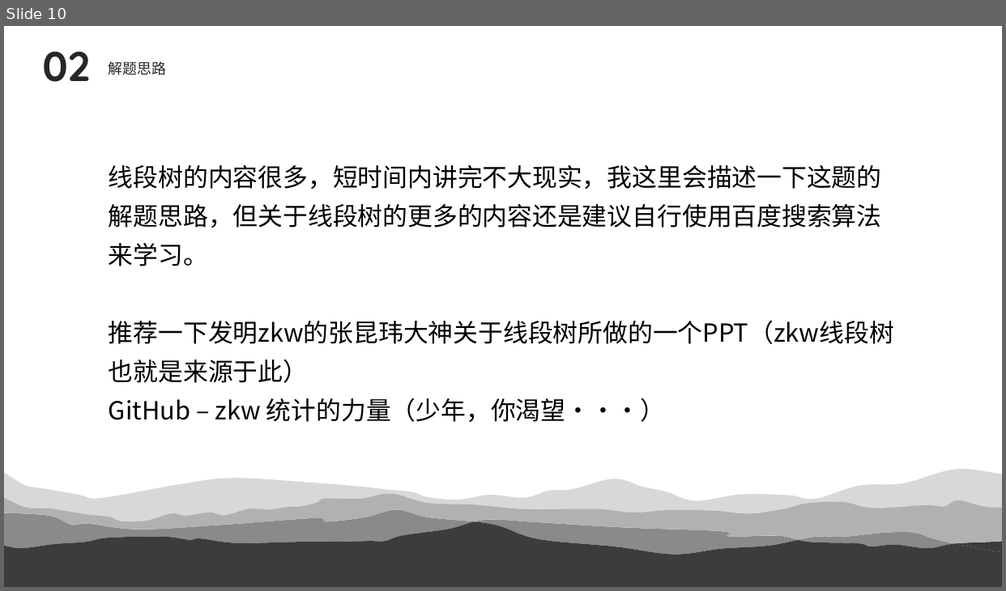
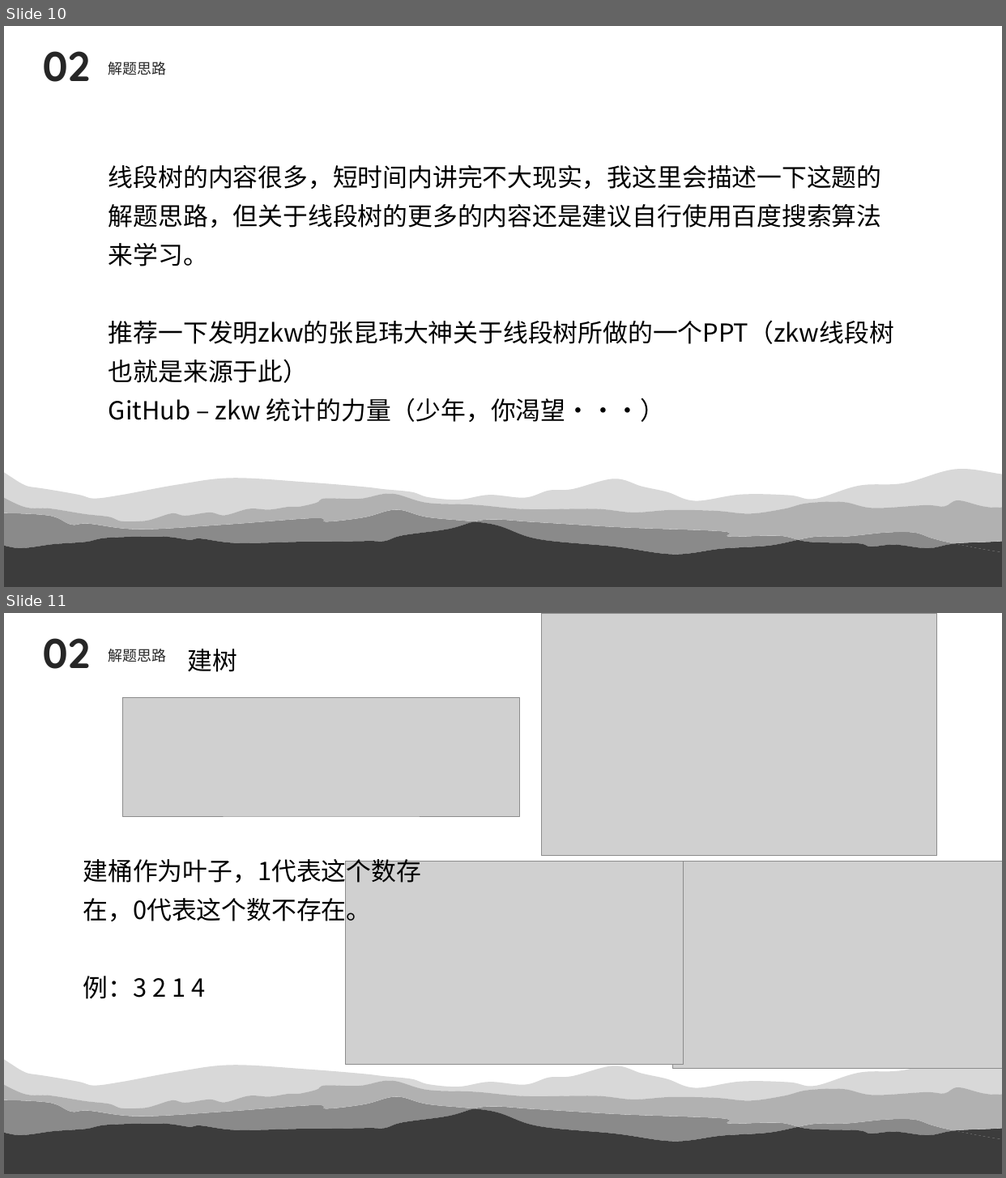
Before and after one commit to EventideX/Algorithm-and-Data-Structure, a slide deck: Assignment/5.2 bubble_sort/5.2 Bubble Sort 解题报告.ppt. Shown one above the other, each under a label of ours: slide 10 before the commit, slides 10 and 11 after it. The pictures are 1006x591 and 1006x1178 pixels, drawn with LibreOffice and Linux fonts; fonts in the diff are those of the drawing; grey boxes stand for pictures. Boxes give left, top, right and bottom in pixels: in the first picture for what was removed or moved away, otherwise in the second. Text is boxed around its words. In the diff, an @@ line names an element or a change of style, - is before the commit and + after.

```diff
--- a/Assignment/5.2 bubble_sort/5.2 Bubble Sort 解题报告.ppt
+++ b/Assignment/5.2 bubble_sort/5.2 Bubble Sort 解题报告.ppt
@@ slide 11 added at box(4, 613, 1002, 1174), background #FFFFFF; not listed: 7 template elements that a slide beside it also shows @@
@@ picture added at box(541, 613, 937, 855) @@
@@ text added at box(42, 638, 90, 669), 40 pt, text #262626, bold @@
+02
@@ text added at box(108, 649, 167, 662), 14 pt, text #262626 @@
+解题思路
@@ text added at box(188, 649, 238, 672), 24 pt, text #000000 @@
+建树
@@ picture added at box(123, 697, 519, 816) @@
@@ text added at box(83, 859, 421, 999), 24 pt, text #000000 @@
+建桶作为叶子，1代表这个数存在，0代表这个数不存在。
+例：3 2 1 4
@@ picture added at box(345, 862, 684, 1064) @@
@@ picture added at box(672, 862, 1002, 1068) @@
```
Also in this commit, not shown: 3 other slides added, 2 other files.
